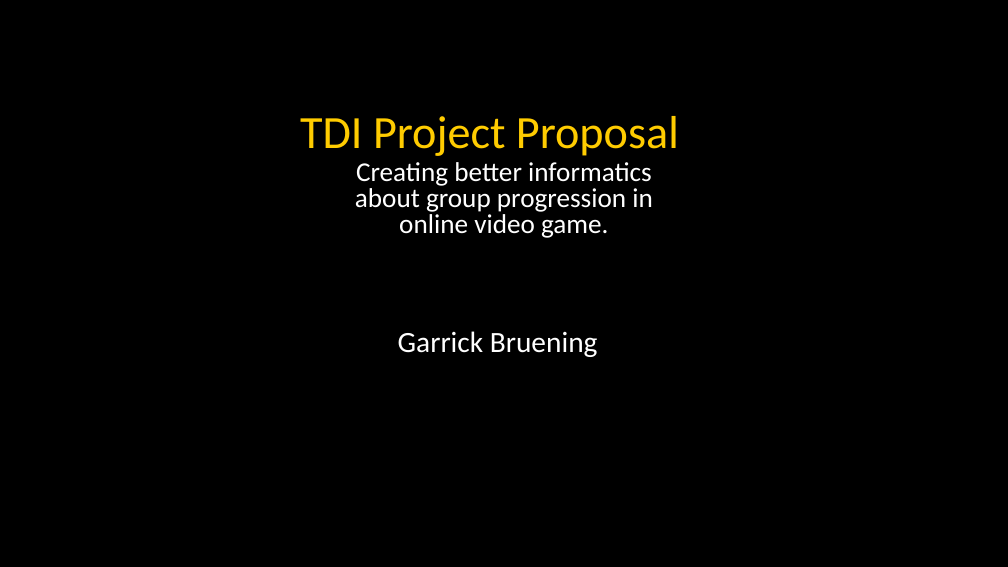
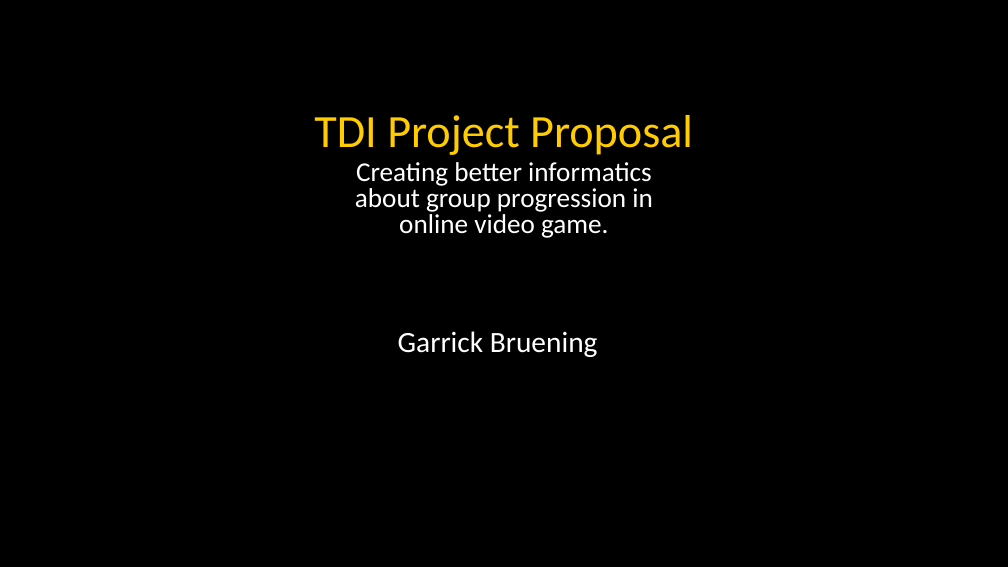
Before and after one commit to GBruening/succes_predictor, a slide deck: slide 1 of TDI_finals.pptx. Drawn at 1008x567 pixels with LibreOffice and Linux fonts; fonts in the diff are those of the drawing. Boxes give left, top, right and bottom in pixels: in the first picture for what was removed or moved away, otherwise in the second. Text is boxed around its words. In the diff, an @@ line names an element or a change of style, - is before the commit and + after.

Commit message:
fixed a centering on ppx

```diff
--- a/TDI_finals.pptx
+++ b/TDI_finals.pptx
@@ text "TDI Project Proposal" at bbox=[314, 115, 693, 155]: alignment left to centre @@
```
